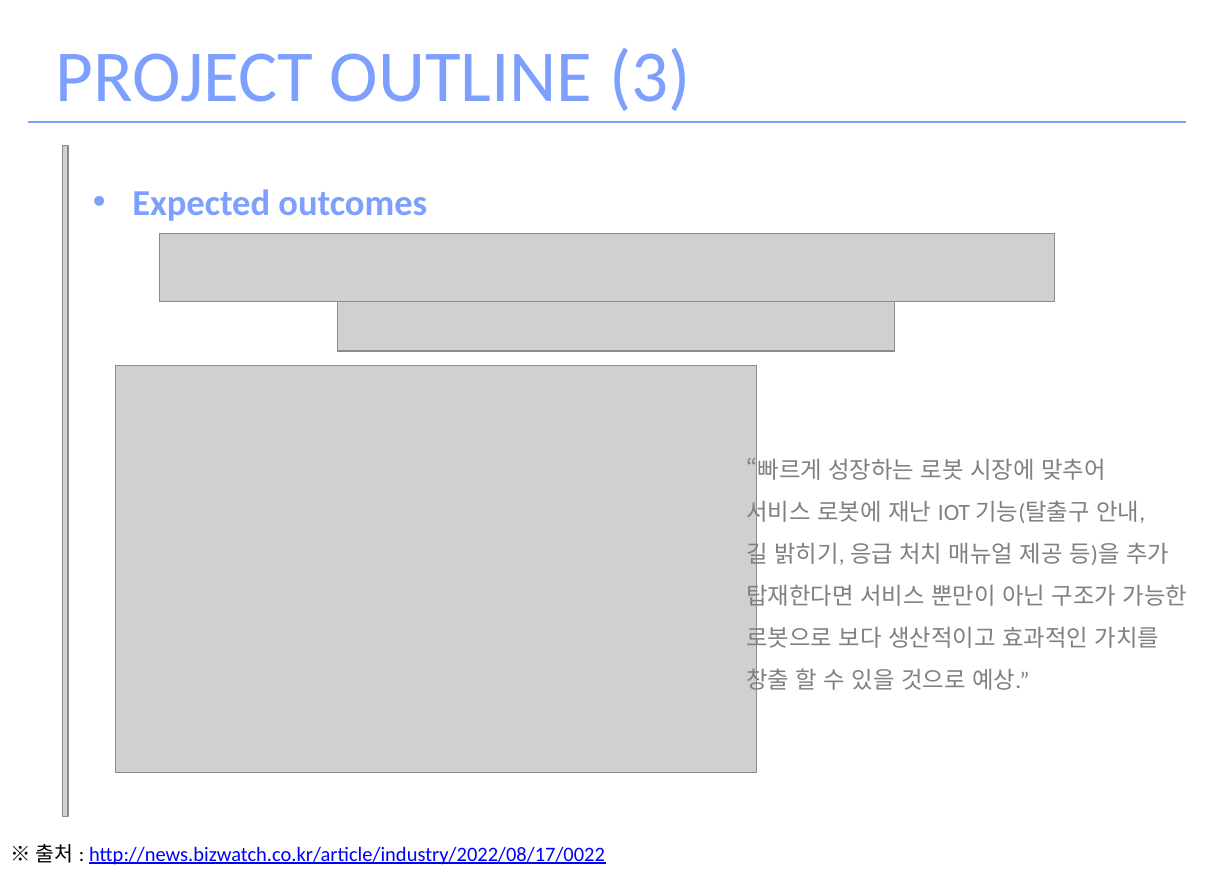
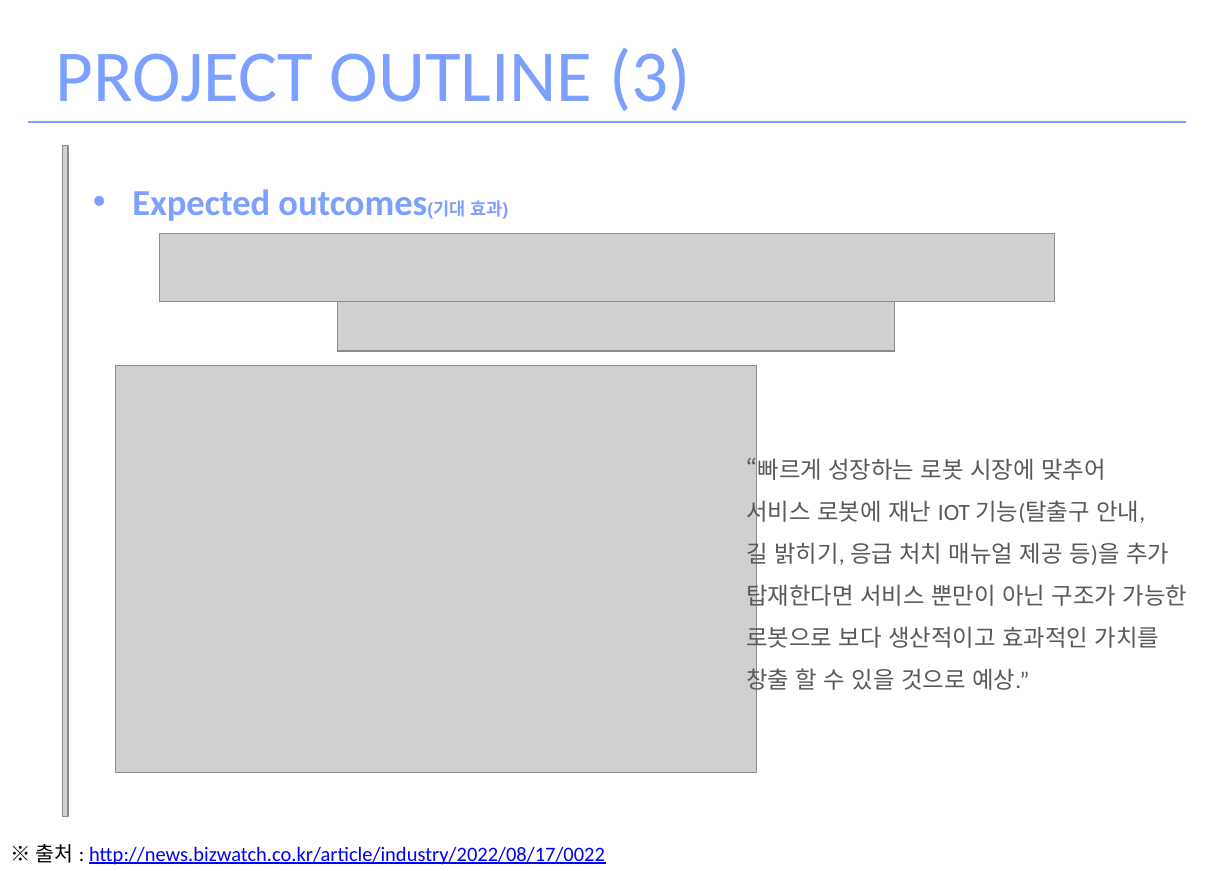
Before and after one commit to OhJaeGeun/IOT3_Project_helper_bot, a slide deck: slide 6 of Portfolio/HELPER_BOT_2.pptx. Drawn at 1232x871 pixels with LibreOffice and Linux fonts; fonts in the diff are those of the drawing; grey boxes stand for pictures. Boxes give left, top, right and bottom in pixels: in the first picture for what was removed or moved away, otherwise in the second. Text is boxed around its words. In the diff, an @@ line names an element or a change of style, - is before the commit and + after.

```diff
--- a/Portfolio/HELPER_BOT_2.pptx
+++ b/Portfolio/HELPER_BOT_2.pptx
@@ text at <box>132,189,508,221</box>: text changed @@
-• Expected outcomes
+• Expected outcomes(기대 효과)
@@ text "“빠르게 성장하는 로봇 시장에 맞추어" at <box>746,454,1187,694</box>: text colour #808080 to #595959 @@
```
Also in this commit, not shown: 9 other slides changed, 12 slides added, 9 slides removed, 3 other files.
